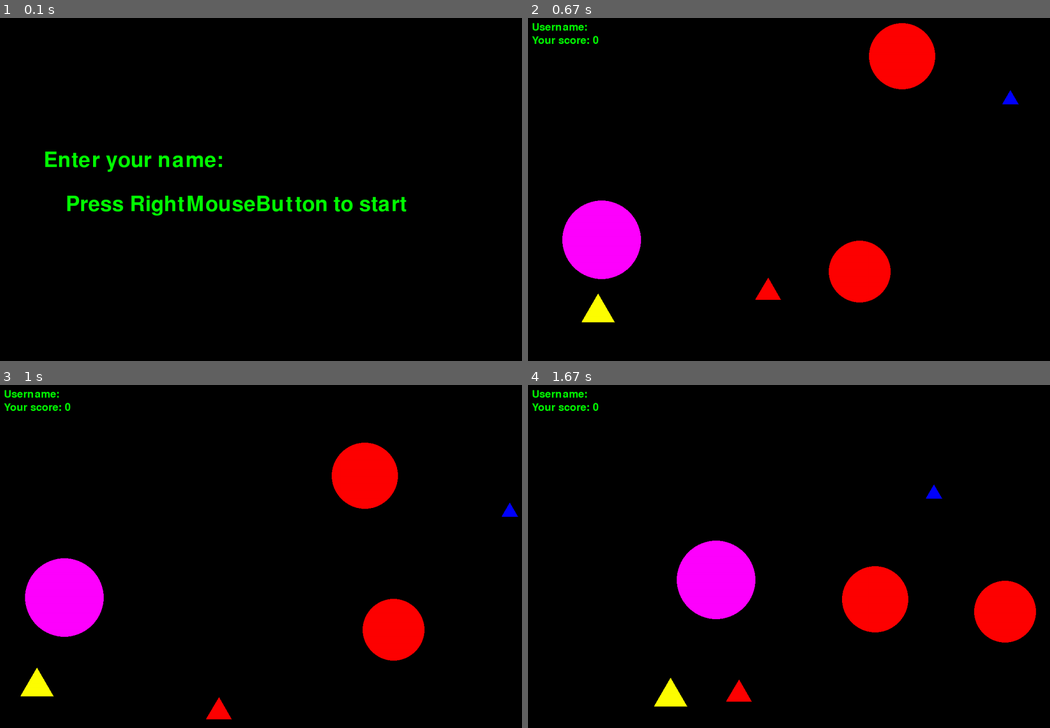
Above: before the commit, frames 1-4 (two rows, left to right).
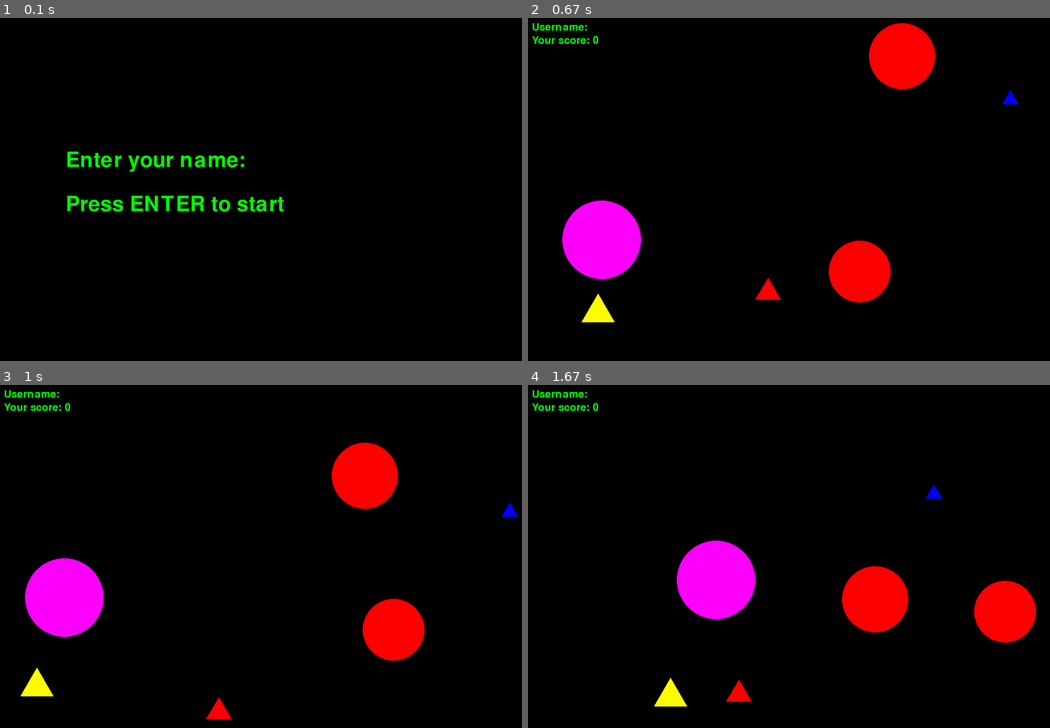
Above: after the commit, the same moments.

Repository: karimvafin/2021_Vafin_infa
Game: pygame game, started from lab4/catch_the_ball.py
Same seed, same stepped clock (60 frames per second), same inputs: the game is played once before the commit and once after it.
Inputs (mouse positions are in pixels of both pictures, inside the frame that each line leads up to):
- Up to frame 1 (0.1 s): no input
- Up to frame 2 (0.67 s): hold Enter from 0.33 s (still down); move the mouse to (773, 210) at 0.37 s
- Up to frame 3 (1 s): release Enter at 0.8 s
- Up to frame 4 (1.67 s): no input

The runs differ from the first frame. In frame 1, 2.3% of the frame differs, in the area x 8-78%, y 38-58%; in frame 2, nothing differs; in frame 3, nothing differs; in frame 4, nothing differs.

Commit message:
new version

Diff:
--- a/lab4/catch_the_ball.py
+++ b/lab4/catch_the_ball.py
@@ -151,8 +151,8 @@
     name = ""
     while not finished:
         clock.tick(FPS)
-        print_text("Enter your name: " + name, GREEN, (100, 300), 70)
-        print_text("Press RightMouseButton to start", GREEN, (150, 400), 70)
+        print_text("Enter your name: " + name, GREEN, (150, 300), 70)
+        print_text("Press ENTER to start", GREEN, (150, 400), 70)
 
         for event in pygame.event.get():
             if event.type == pygame.QUIT:
@@ -163,12 +163,15 @@
                 if event.key == 13:
                     finished = True
                     is_game = True
+                if event.key == pygame.K_BACKSPACE:
+                    if name != "":
+                        name = name[:-1]
                 else:
                     name += event.unicode
 
         pygame.display.update()
         screen.fill(BLACK)
-
+    name = name[:-1]
     user = [is_game, name]
     return user
 
@@ -183,6 +186,7 @@
     f = open('scores.txt', 'r')
     data = f.read()
     return data
+
 
 sc = 0
 pygame.display.update()
@@ -206,6 +210,7 @@
     scr = game(sc, usr[1])
     print("Your score is", scr)
     write_to_file(str(usr[1]) + "  " + str(scr) + '\n')
-    print(read_from_file()[0])
+    print(read_from_file())
+    print(type(read_from_file()))
 
 pygame.quit()
--- a/lab4/scores.txt
+++ b/lab4/scores.txt
@@ -3,3 +3,6 @@
 kjasdf  11
 karim  15
 karim  3
+лфкшь  5
+Karim  11
+ывавыа  8
